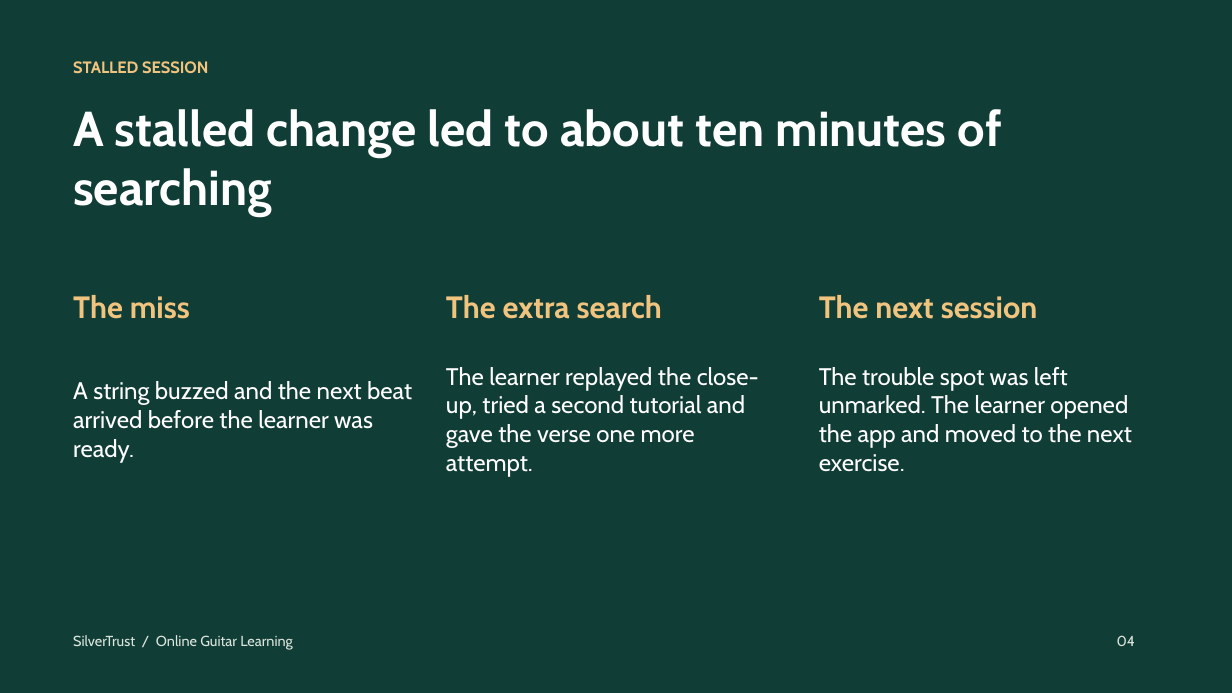
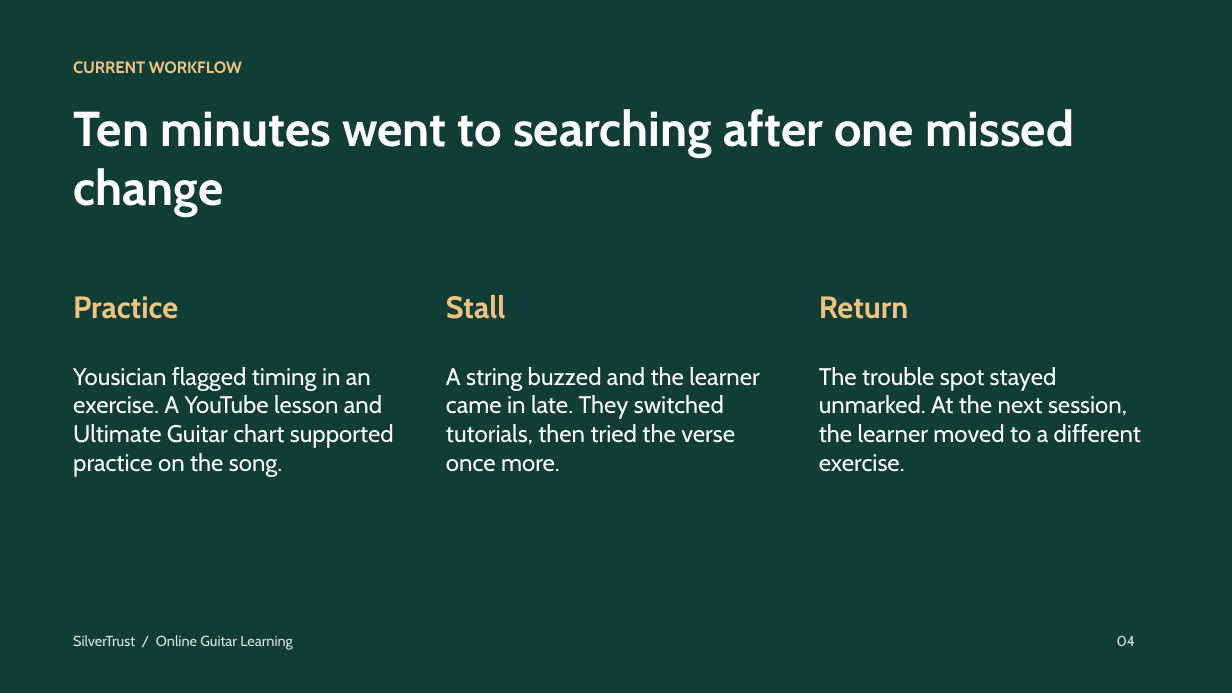
Before and after one commit to s-rostovskyi/silvertrust-ai-consulting, a slide deck: slide 4 of rostovskyi_consultant_online_guitar_solutions.pptx. Drawn at 1232x693 pixels with LibreOffice and Linux fonts; fonts in the diff are those of the drawing. Boxes give left, top, right and bottom in pixels: in the first picture for what was removed or moved away, otherwise in the second. Text is boxed around its words. In the diff, an @@ line names an element or a change of style, - is before the commit and + after.

Commit message:
Revise SilverTrust deliverables after instructor feedback

```diff
--- a/rostovskyi_consultant_online_guitar_solutions.pptx
+++ b/rostovskyi_consultant_online_guitar_solutions.pptx
@@ text at [73, 61, 242, 74]: text changed @@
-STALLED SESSION
+CURRENT WORKFLOW
@@ text at [73, 109, 1074, 216]: text changed @@
-A stalled change led to about ten minutes of searching
+Ten minutes went to searching after one missed change
@@ text at [73, 296, 178, 319]: text changed @@
-The miss
+Practice
@@ text at [446, 295, 506, 319]: text changed @@
-The extra search
+Stall
@@ text at [819, 296, 909, 319]: text changed @@
-The next session
+Return
@@ text at [73, 367, 394, 477]: text changed @@
-A string buzzed and the next beat arrived before the learner was ready.
+Yousician flagged timing in an exercise. A YouTube lesson and Ultimate Guitar chart supported practice on the song.
@@ text at [446, 367, 759, 472]: text changed @@
-The learner replayed the close-up, tried a second tutorial and gave the verse one more attempt.
+A string buzzed and the learner came in late. They switched tutorials, then tried the verse once more.
@@ text at [819, 367, 1141, 472]: text changed @@
-The trouble spot was left unmarked. The learner opened the app and moved to the next exercise.
+The trouble spot stayed unmarked. At the next session, the learner moved to a different exercise.
```
Also in this commit, not shown: 5 other slides changed, 6 slides added, 6 slides removed, 3 other files.
